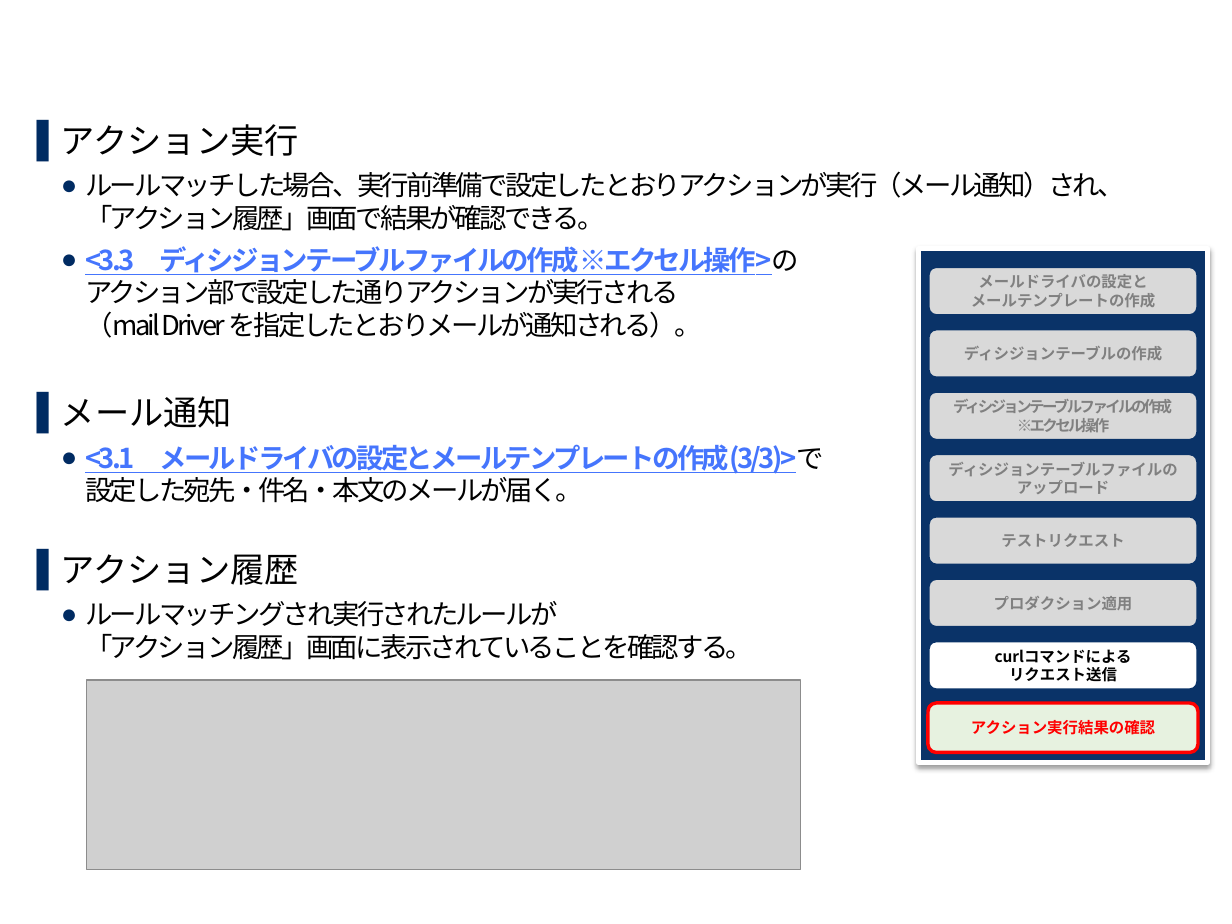
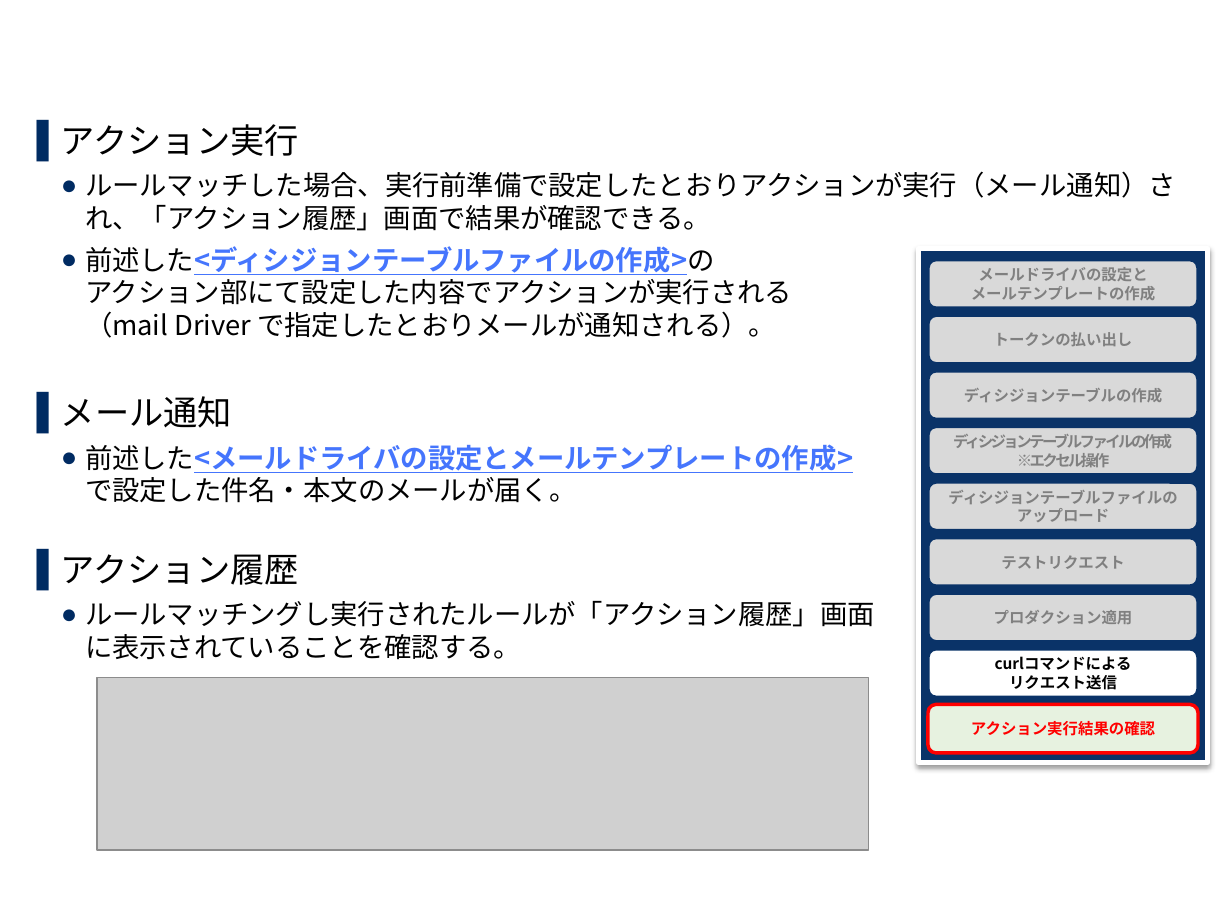
Before and after one commit to exastro-suite/oase-docs, a slide deck: slide 34 of asset/Learn_ja/OASE-quickstart_ja.pptx (slide 28 before the commit). Drawn at 1232x924 pixels with LibreOffice and Linux fonts; fonts in the diff are those of the drawing; grey boxes stand for pictures; background and template pictures are left out. Boxes give left, top, right and bottom in pixels: in the first picture for what was removed or moved away, otherwise in the second. Text is boxed around its words. In the diff, an @@ line names an element or a change of style, - is before the commit and + after.

```diff
--- a/asset/Learn_ja/OASE-quickstart_ja.pptx
+++ b/asset/Learn_ja/OASE-quickstart_ja.pptx
@@ text at (85, 171, 1176, 338): text changed @@
-  ● ルールマッチした場合、実行前準備で設定したとおりアクションが実行（メール通知）され、
-    「アクション履歴」画面で結果が確認できる。
-  ● <3.3 ディシジョンテーブルファイルの作成 ※エクセル操作>の
-    アクション部で設定した通りアクションが実行される
-    （mail Driver を指定したとおりメールが通知される）。
+  ● ルールマッチした場合、実行前準備で設定したとおりアクションが実行（メール通知）され、「アクション履歴」画面で結果が確認できる。
+  ● 前述した<ディシジョンテーブルファイルの作成>の
+    アクション部にて設定した内容でアクションが実行される
+    （mail Driver で指定したとおりメールが通知される）。
@@ rounded rectangle "メールドライバの設定と": place and size @@
-rounded rectangle "メールドライバの設定と" at (928, 266, 1198, 315)
+rounded rectangle "メールドライバの設定と" at (928, 260, 1198, 308)
@@ rounded rectangle added at (928, 315, 1198, 363), fill #D9D9D9, outline #0A3368 2 pt, 9 pt, text #808080, bold @@
+トークンの払い出し
@@ rounded rectangle "ディシジョンテーブルの作成": place and size @@
-rounded rectangle "ディシジョンテーブルの作成" at (928, 329, 1198, 378)
+rounded rectangle "ディシジョンテーブルの作成" at (928, 371, 1198, 419)
@@ text at (85, 444, 853, 503): text changed @@
-  ● <3.1 メールドライバの設定とメールテンプレートの作成(3/3)>で
-    設定した宛先・件名・本文のメールが届く。
+  ● 前述した<メールドライバの設定とメールテンプレートの作成>
+    で設定した件名・本文のメールが届く。
@@ rounded rectangle "ディシジョンテーブルファイルの作成": place and size @@
-rounded rectangle "ディシジョンテーブルファイルの作成" at (928, 391, 1198, 440)
+rounded rectangle "ディシジョンテーブルファイルの作成" at (928, 426, 1198, 474)
@@ rounded rectangle "ディシジョンテーブルファイルの": place and size @@
-rounded rectangle "ディシジョンテーブルファイルの" at (928, 453, 1198, 503)
+rounded rectangle "ディシジョンテーブルファイルの" at (928, 482, 1198, 530)
@@ rounded rectangle "テストリクエスト": place and size @@
-rounded rectangle "テストリクエスト" at (928, 516, 1198, 565)
+rounded rectangle "テストリクエスト" at (928, 537, 1198, 585)
@@ rounded rectangle "プロダクション適用": place and size @@
-rounded rectangle "プロダクション適用" at (928, 578, 1198, 627)
+rounded rectangle "プロダクション適用" at (928, 594, 1198, 642)
@@ text at (85, 601, 875, 660): text changed @@
-  ● ルールマッチングされ実行されたルールが
-    「アクション履歴」画面に表示されていることを確認する。
+  ● ルールマッチングし実行されたルールが「アクション履歴」画面
+    に表示されていることを確認する。
@@ rounded rectangle "curlコマンドによる": place and size @@
-rounded rectangle "curlコマンドによる" at (928, 641, 1198, 690)
+rounded rectangle "curlコマンドによる" at (928, 649, 1198, 697)
@@ picture: place and size @@
-picture at (86, 680, 800, 870)
+picture at (97, 678, 869, 850)
```
Also in this commit, not shown: 26 other slides changed, 7 slides added, 1 other file.
